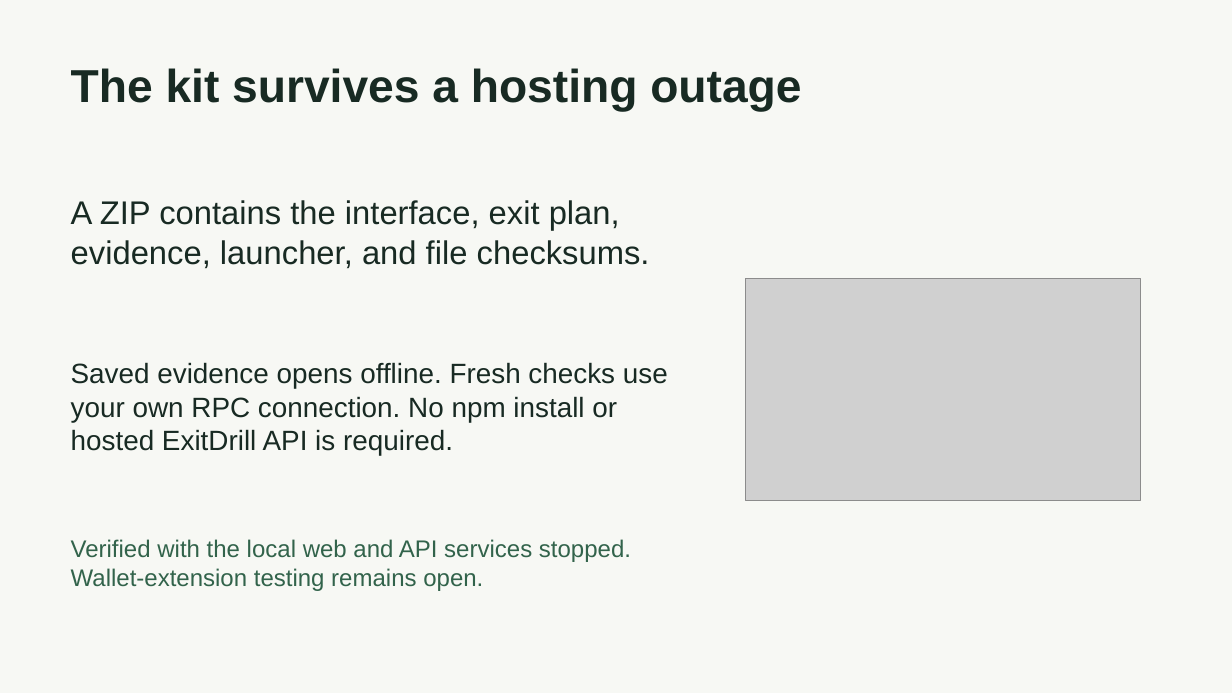
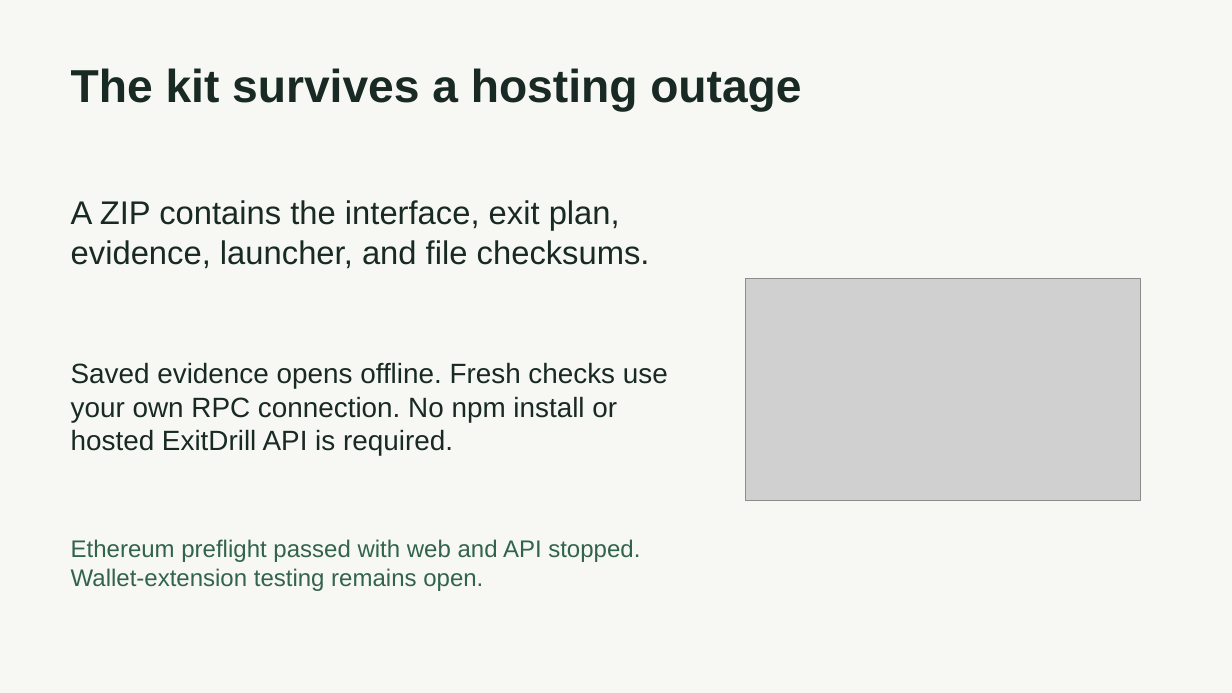
Before and after one commit to himanshu748/ExitDrill, a slide deck: slide 5 of docs/submission/ExitDrill-pitch.pptx. Drawn at 1232x693 pixels with LibreOffice and Linux fonts; fonts in the diff are those of the drawing; grey boxes stand for pictures. Boxes give left, top, right and bottom in pixels: in the first picture for what was removed or moved away, otherwise in the second. Text is boxed around its words. In the diff, an @@ line names an element or a change of style, - is before the commit and + after.

Commit message:
Enable verified sDAI rehearsals and independent Ethereum recovery checks

```diff
--- a/docs/submission/ExitDrill-pitch.pptx
+++ b/docs/submission/ExitDrill-pitch.pptx
@@ text at bbox=[71, 539, 640, 591]: text changed @@
-Verified with the local web and API services stopped. Wallet-extension testing remains open.
+Ethereum preflight passed with web and API stopped. Wallet-extension testing remains open.
```
Also in this commit, not shown: 2 other slides changed, 25 other files.
